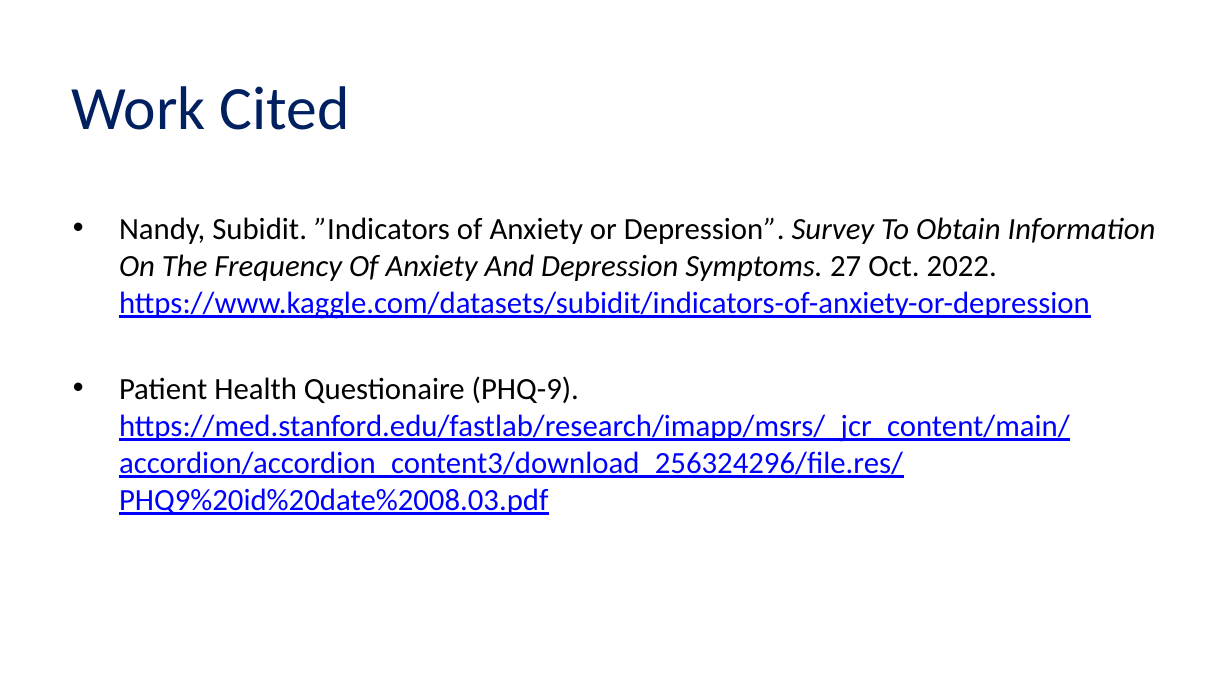
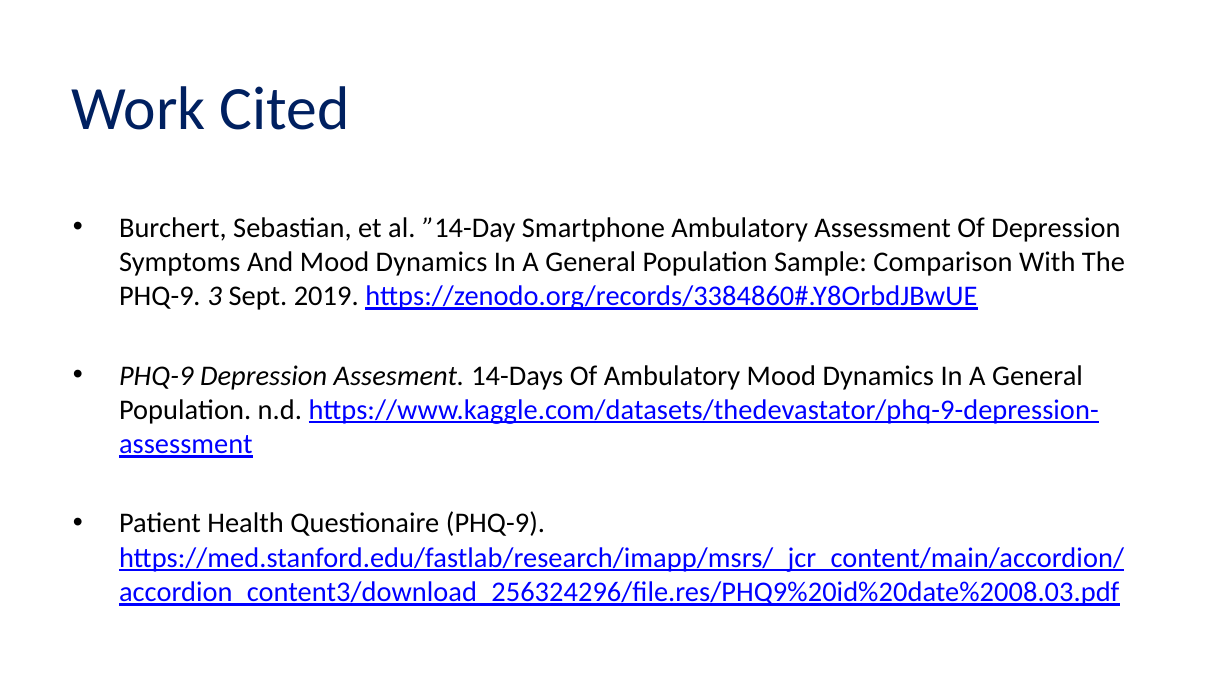
Before and after one commit to meera-patel01/PHQ-9-ANALYSIS, a slide deck: slide 17 of PHQ9Analysis_Project1.pptx (slide 15 before the commit). Drawn at 1232x693 pixels with LibreOffice and Linux fonts; fonts in the diff are those of the drawing; background and template pictures are left out. Boxes give left, top, right and bottom in pixels: in the first picture for what was removed or moved away, otherwise in the second. Text is boxed around its words. In the diff, an @@ line names an element or a change of style, - is before the commit and + after.

```diff
--- a/PHQ9Analysis_Project1.pptx
+++ b/PHQ9Analysis_Project1.pptx
@@ text at [119,217,1125,458]: text changed; size 18 to 16.6 pt @@
-• Nandy, Subidit. ”Indicators of Anxiety or Depression”. Survey To Obtain Information On The Frequency Of Anxiety And Depression Symptoms. 27 Oct. 2022. https://www.kaggle.com/datasets/subidit/indicators-of-anxiety-or-depression
+• Burchert, Sebastian, et al. ”14-Day Smartphone Ambulatory Assessment Of Depression Symptoms And Mood Dynamics In A General Population Sample: Comparison With The PHQ-9. 3 Sept. 2019. https://zenodo.org/records/3384860#.Y8OrbdJBwUE
+• PHQ-9 Depression Assesment. 14-Days Of Ambulatory Mood Dynamics In A General Population. n.d. https://www.kaggle.com/datasets/thedevastator/phq-9-depression-assessment
@@ text at [119,511,1124,606]: size 18 to 16.6 pt in "Patient Health Questionaire (PHQ-9). https://med.stanford.ed ..." @@
```
Also in this commit, not shown: 9 other slides changed, 2 slides added, 1 other file.
